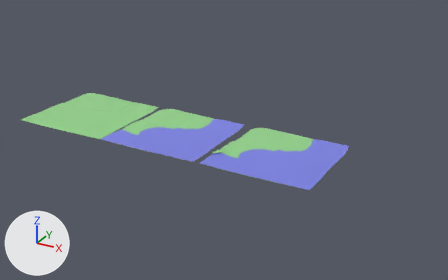
Two versions of the FBX model Assets/Scenes/Dover/Dover.fbx, one commit apart.
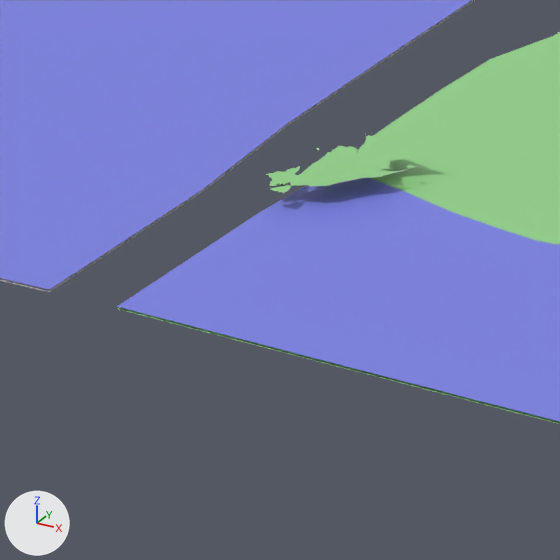
Each version is shown whole from a 50 mm camera at (192.6, -304.2, 147.7) aimed at (30.4, -9.3, 0.2), then close up on the part from 42% to 53% of the width and 49% to 66% of the height. Arrows for +X, +Y and +Z are at lower left; the lights stay in place. Where no turn or scale is listed for an object, it has been applied to the vertices.

Names of what the first close-up shows: 'Calais Fields', 'Dover Under Water', 'Dover Water', 'Dover old'.
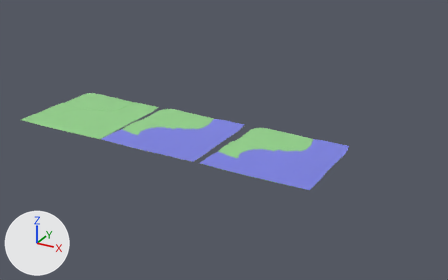
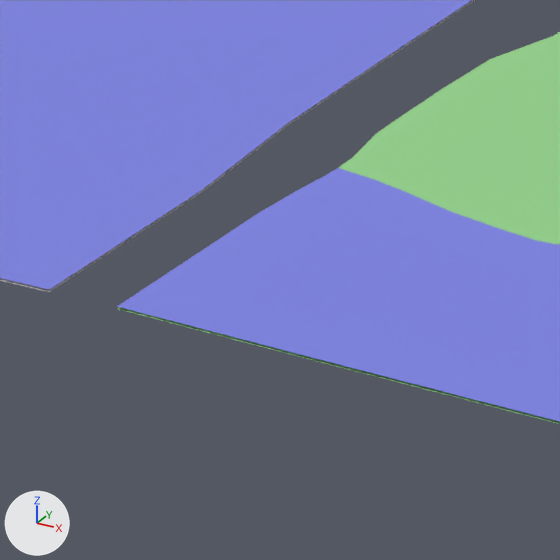
Location of each change, [x1, y1, x2, y2] in pixels of the close-ups (560 x 560 px):
'Calais Fields', deleted (green)
    before: [266, 133, 433, 193]
    faces in mat_fields (green #95d68c): [266, 135, 433, 193]

What changed in the scene script:
```text
Remove ob_calais_fields:
    ob_calais_fields = bpy.data.objects.new('Calais Fields', me_plane_015)
    ob_calais_fields.location = (0.0, 0.0, 1.0)
```
